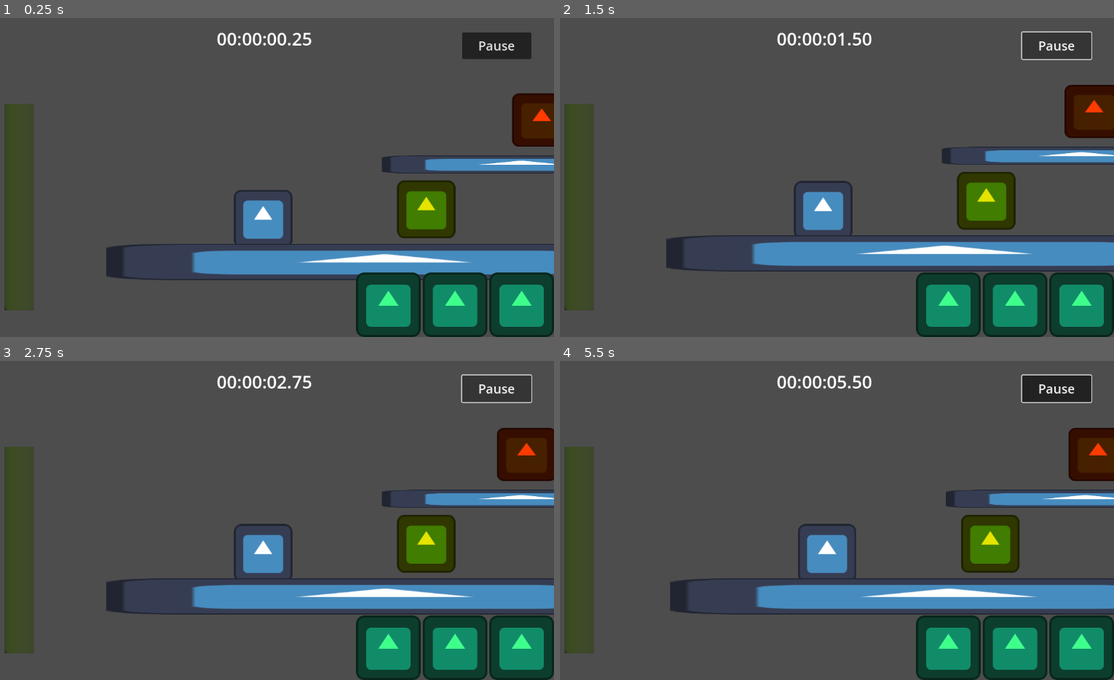
Above: before the commit, frames 1-4 (two rows, left to right).
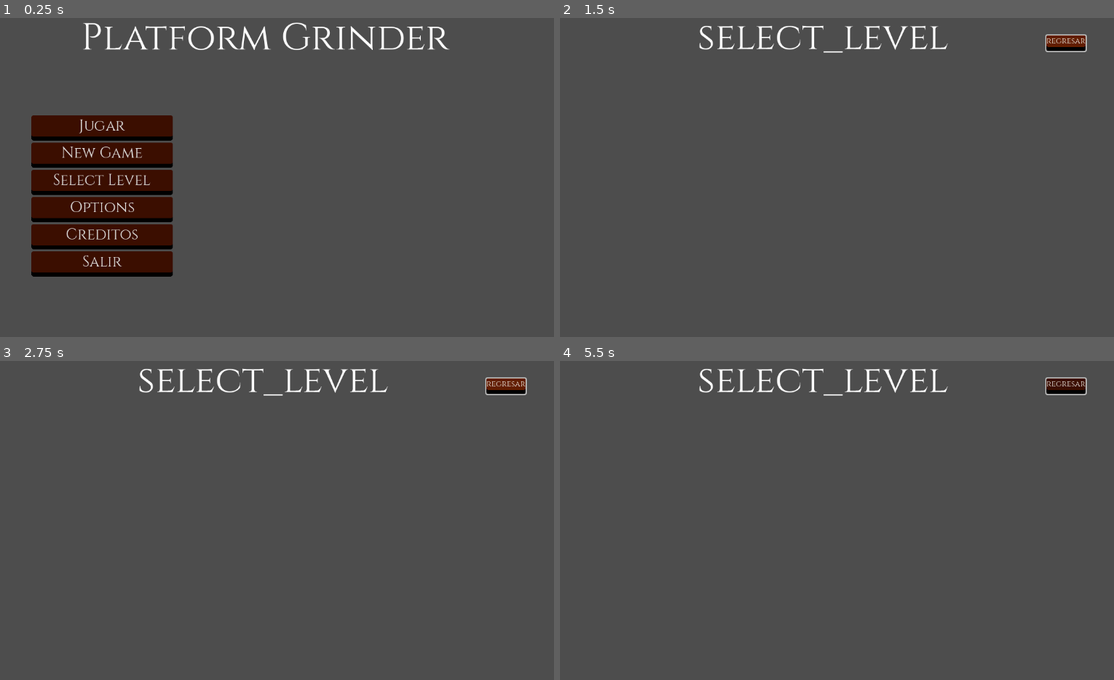
Above: after the commit, the same moments.

Repository: notmarrow/platform_grinder
Game: Godot game, scene res://scenes/menu.tscn
The game is run twice, just before and just after one commit, with the same random seed, the same clock (stepped at 60 frames per second) and the same inputs. Before the commit the project starts from res://scenes/escena_prueba.tscn. The engine's default icon, where the game draws it, is replaced by a stand-in: a white triangle on a blue panel in a dark square.
Inputs (mouse positions are in pixels of both pictures, inside the frame that each line leads up to):
- Up to frame 1 (0.25 s): no input
- Up to frame 2 (1.5 s): click (659, 183) at 0.5 s, where only the run after the commit has a clickable "Select Level"; click (1064, 43) at 1.25 s, where only the run after the commit has a clickable "regresar"
- Up to frame 3 (2.75 s): click (504, 386) at 2 s, where only the run after the commit has a clickable "regresar"
- Up to frame 4 (5.5 s): click (1064, 386) at 2.75 s, where only the run after the commit has a clickable "regresar"; click (1058, 389) at 3.5 s, where only the run before the commit has a clickable "Pause"; move the mouse to (953, 501) at 4.27 s; tap A (a) at 4.35 s; click (953, 501) at 4.55 s; move the mouse to (709, 533) at 5.02 s; click (709, 533) at 5.1 s; tap D (d) at 5.3 s

The runs differ from the first frame. In frame 1, 36% of the frame differs, in the area x 0-100%, y 1-100%; in frame 2, 24%; in frame 3, 24%; in frame 4, 24%.

Commit message:
pausa y heal

Diff:
--- a/project.godot
+++ b/project.godot
@@ -11,7 +11,7 @@
 [application]
 
 config/name="Diseno"
-run/main_scene="res://scenes/escena_prueba.tscn"
+run/main_scene="res://scenes/menu.tscn"
 config/features=PackedStringArray("4.1", "Forward Plus")
 config/icon="res://assets/icon.svg"
 
@@ -47,3 +47,8 @@
 "events": [Object(InputEventMouseButton,"resource_local_to_scene":false,"resource_name":"","device":-1,"window_id":0,"a …(258 unchanged characters)…
 ]
 }
+right_click={
+"deadzone": 0.5,
+"events": [Object(InputEventMouseButton,"resource_local_to_scene":false,"resource_name":"","device":-1,"window_id":0,"alt_pressed":false,"shift_pressed":false,"ctrl_pressed":false,"meta_pressed":false,"button_mask":2,"position":Vector2(222, 9),"global_position":Vector2(226, 52),"factor":1.0,"button_index":2,"canceled":false,"pressed":true,"double_click":false,"script":null)
+]
+}
--- a/scenes/HUD.tscn
+++ b/scenes/HUD.tscn
@@ -92,3 +92,5 @@
 value = 200.0
 fill_mode = 3
 texture_progress = ExtResource("2_4vsud")
+
+[connection signal="pressed" from="CanvasLayer/ContenedorPausa/BotonPausa" to="." method="_on_boton_pausa_pressed"]
--- a/scenes/escena_prueba.tscn
+++ b/scenes/escena_prueba.tscn
@@ -1,11 +1,13 @@
-[gd_scene load_steps=8 format=3 uid="uid://b8yhiig2pjjk2"]
+[gd_scene load_steps=10 format=3 uid="uid://b8yhiig2pjjk2"]
 
 [ext_resource type="PackedScene" uid="uid://bsfq38a3p000s" path="res://scenes/player.tscn" id="1_5ubox"]
 [ext_resource type="Script" path="res://scripts/manager.gd" id="1_gr6s6"]
 [ext_resource type="Texture2D" uid="uid://546cny6plfil" path="res://assets/icon.svg" id="2_bwcbm"]
 [ext_resource type="PackedScene" uid="uid://64urlo2x2vqy" path="res://scenes/enemigo.tscn" id="3_cxjte"]
 [ext_resource type="PackedScene" uid="uid://7v03vuvm4qrh" path="res://scenes/HUD.tscn" id="4_u3p38"]
+[ext_resource type="PackedScene" uid="uid://b1aojcn36y04p" path="res://scenes/pause_menu.tscn" id="6_ty4ob"]
 [ext_resource type="PackedScene" uid="uid://c62bph81o57tq" path="res://scenes/obstaculo.tscn" id="6_vbwes"]
+[ext_resource type="PackedScene" uid="uid://c23uslhkgj44o" path="res://scenes/heal.tscn" id="8_t2fju"]
 
 [sub_resource type="RectangleShape2D" id="RectangleShape2D_h8nmn"]
 size = Vector2(637, 101)
@@ -51,5 +53,16 @@
 [node name="obstaculo" parent="." instance=ExtResource("6_vbwes")]
 position = Vector2(665, 513)
 
+[node name="pause_menu" parent="." instance=ExtResource("6_ty4ob")]
+process_mode = 3
+offset_left = 665.0
+offset_top = 513.0
+offset_right = 665.0
+offset_bottom = 513.0
+
+[node name="Heal" parent="." instance=ExtResource("8_t2fju")]
+position = Vector2(100, 408)
+
 [connection signal="timer" from="." to="HUD" method="update_clock"]
 [connection signal="health_signal" from="player" to="HUD" method="update_health"]
+[connection signal="unpause" from="pause_menu" to="." method="_on_pause_menu_unpause"]
--- /dev/null
+++ b/scenes/heal.tscn
@@ -0,0 +1,18 @@
+[gd_scene load_steps=4 format=3 uid="uid://c23uslhkgj44o"]
+
+[ext_resource type="Texture2D" uid="uid://546cny6plfil" path="res://assets/icon.svg" id="1_7rmew"]
+[ext_resource type="Script" path="res://scripts/heal.gd" id="1_jkllt"]
+
+[sub_resource type="RectangleShape2D" id="RectangleShape2D_nae78"]
+size = Vector2(117, 117)
+
+[node name="Heal" type="StaticBody2D"]
+script = ExtResource("1_jkllt")
+
+[node name="Sprite2D" type="Sprite2D" parent="."]
+modulate = Color(0.109804, 1, 1, 1)
+texture = ExtResource("1_7rmew")
+
+[node name="CollisionShape2D" type="CollisionShape2D" parent="."]
+position = Vector2(-0.5, -0.5)
+shape = SubResource("RectangleShape2D_nae78")
--- /dev/null
+++ b/scenes/pause_menu.gd
@@ -0,0 +1,11 @@
+extends Control
+
+signal unpause
+
+func _on_menu_button_pressed():
+	get_tree().paused = false
+	get_tree().change_scene_to_file("res://scenes/menu.tscn")
+
+func _on_button_pressed():
+	get_tree().paused = false
+	unpause.emit()
--- /dev/null
+++ b/scenes/pause_menu.tscn
@@ -0,0 +1,48 @@
+[gd_scene load_steps=3 format=3 uid="uid://b1aojcn36y04p"]
+
+[ext_resource type="Theme" uid="uid://cy7tgwoexgs4m" path="res://assets/menu.tres" id="1_kl5u1"]
+[ext_resource type="Script" path="res://scenes/pause_menu.gd" id="2_p3jly"]
+
+[node name="pause_menu" type="Control"]
+layout_mode = 3
+anchors_preset = 15
+anchor_right = 1.0
+anchor_bottom = 1.0
+grow_horizontal = 2
+grow_vertical = 2
+theme = ExtResource("1_kl5u1")
+script = ExtResource("2_p3jly")
+
+[node name="CanvasLayer" type="CanvasLayer" parent="."]
+
+[node name="Panel" type="Panel" parent="CanvasLayer"]
+anchors_preset = -1
+anchor_left = 0.3
+anchor_top = 0.1
+anchor_right = 0.7
+anchor_bottom = 0.9
+
+[node name="Menu_Button" type="Button" parent="CanvasLayer/Panel"]
+layout_mode = 1
+anchors_preset = -1
+anchor_left = 0.2
+anchor_top = 0.1
+anchor_right = 0.8
+anchor_bottom = 0.2
+theme = ExtResource("1_kl5u1")
+text = "Return To Menu"
+
+[node name="Button" type="Button" parent="CanvasLayer/Panel"]
+layout_mode = 1
+anchors_preset = -1
+anchor_left = 0.93
+anchor_top = 0.01
+anchor_right = 0.99
+anchor_bottom = 0.06
+grow_horizontal = 2
+grow_vertical = 2
+theme = ExtResource("1_kl5u1")
+text = "X"
+
+[connection signal="pressed" from="CanvasLayer/Panel/Menu_Button" to="." method="_on_menu_button_pressed"]
+[connection signal="pressed" from="CanvasLayer/Panel/Button" to="." method="_on_button_pressed"]
--- a/scripts/HUD.gd
+++ b/scripts/HUD.gd
@@ -34,3 +34,7 @@
 	var formatted_time = "%02d:%02d:%05.2f" % [h, m, s]
 
 	time_label.text = formatted_time
+
+
+func _on_boton_pausa_pressed():
+	get_parent().pause()
--- /dev/null
+++ b/scripts/heal.gd
@@ -0,0 +1,9 @@
+extends StaticBody2D
+
+@export var heal : float = 25.0
+
+func _ready():
+	add_to_group("heal")
+
+func get_heal():
+	return heal
--- a/scripts/manager.gd
+++ b/scripts/manager.gd
@@ -5,7 +5,21 @@
 
 #variables for timer
 var time_passed : float = 0.0
+var pause_menu
+
+func _ready():
+	pause_menu = get_node("pause_menu")
+	remove_child(pause_menu)
 
 func _process(delta):
 	time_passed += delta
 	timer.emit(time_passed)
+
+func pause():
+	# do shit before pausing like enabling the pause menu and shi
+	add_child(pause_menu)
+	get_tree().paused = true
+
+
+func _on_pause_menu_unpause():
+	remove_child(pause_menu)
--- a/scripts/player.gd
+++ b/scripts/player.gd
@@ -4,6 +4,7 @@
 @export var SPEED : float = 300.0
 @export var JUMP_VELOCITY : float = -40.0
 @export var DASH_SPEED : float = 300.0
+@export var HEALTH_MAX : float = 200.0
 
 var canDash = true
 var impulse = 0.0
@@ -24,6 +25,7 @@
 func _ready():
 	timerNode = get_node("DmgCD")
 	player_sprite = get_node("Sprite2D")
+	health = HEALTH_MAX
 
 func _physics_process(delta):
 	if not is_on_floor():
@@ -46,7 +48,7 @@
 	else:
 		velocity.x = move_toward(velocity.x, 0, SPEED)
 
-	if Input.is_action_just_pressed("click") and canDash:
+	if Input.is_action_just_pressed("right_click") and canDash:
 		canDash = false
 		position.x += direction * DASH_SPEED
 
@@ -57,6 +59,9 @@
 		var collision = get_slide_collision(i)
 		if collision.get_collider().is_in_group("enemy") and canGetHurt:
 			hurt(collision.get_collider().get_dmg())
+		elif collision.get_collider().is_in_group("heal"):
+			heal(collision.get_collider().get_heal())
+			collision.get_collider().queue_free()
 
 func _process(delta):
 	if not canGetHurt:
@@ -80,6 +85,11 @@
 	health -= dmg
 	health_signal.emit(health)
 
+func heal(hp):
+	health += hp
+	if health > HEALTH_MAX:
+		health = HEALTH_MAX
+	health_signal.emit(health)
 
 func _on_dmg_cd_timeout():
 	canGetHurt = true
--- a/scripts/regresar.gd
+++ b/scripts/regresar.gd
@@ -1,4 +1,6 @@
 extends Control
 
-func _on_button_pressed():
+
+func _on_pressed():
+	get_tree().paused = false
 	get_tree().change_scene_to_file("res://scenes/menu.tscn")
